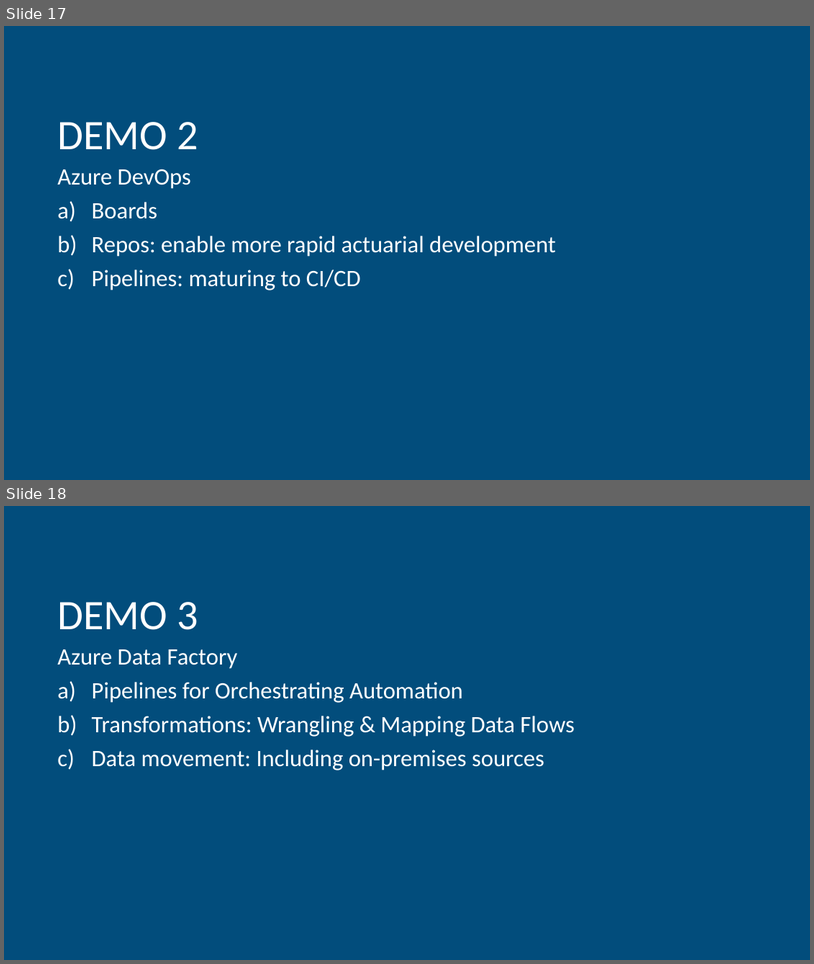
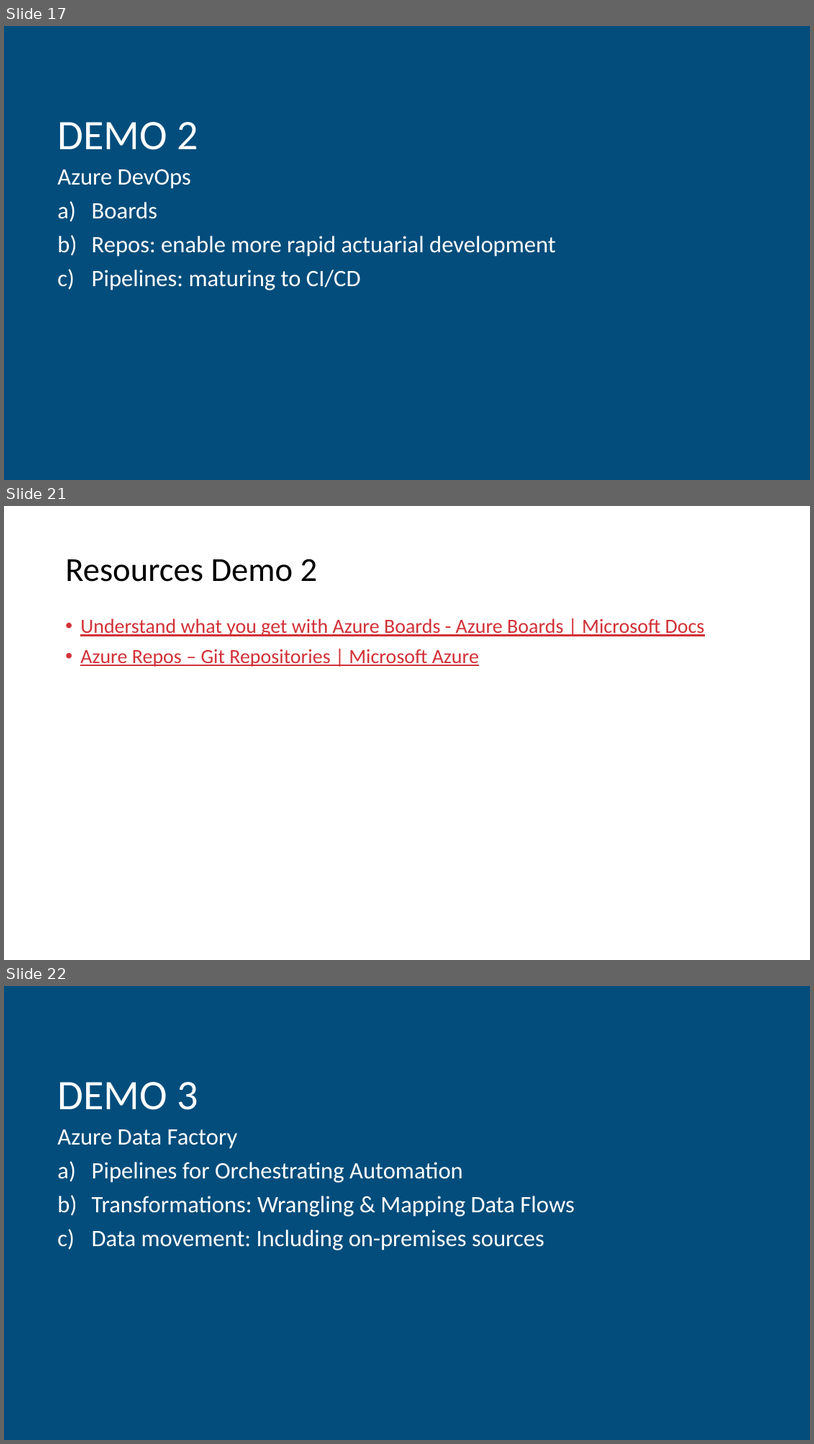
Before and after one commit to hfleitas/AzureSynapseForActuaries, a slide deck: Brent-Hiram-BackToBasicsAnalyticsForActuaries_format.pptx. Shown one above the other, each under a label of ours: slides 17 and 18 before the commit, slides 17, 21 and 22 after it; the slides between them are not shown. The pictures are 814x964 and 814x1444 pixels, drawn with LibreOffice and Linux fonts; fonts in the diff are those of the drawing; background and template pictures are left out. Boxes give left, top, right and bottom in pixels: in the first picture for what was removed or moved away, otherwise in the second. Text is boxed around its words. In the diff, an @@ line names an element or a change of style, - is before the commit and + after.

Commit message:
update demo 2 placeholders

```diff
--- a/Brent-Hiram-BackToBasicsAnalyticsForActuaries_format.pptx
+++ b/Brent-Hiram-BackToBasicsAnalyticsForActuaries_format.pptx
@@ slide 21 added at bbox=[4, 506, 810, 960], background #FFFFFF @@
@@ title added at bbox=[65, 559, 318, 582], 40 pt, text #000000 @@
+Resources Demo 2
@@ text added at bbox=[80, 618, 705, 667], 24 pt, text #D23138, underline @@
+• Understand what you get with Azure Boards - Azure Boards | Microsoft Docs
+• Azure Repos – Git Repositories | Microsoft Azure
@@ page number added at bbox=[391, 940, 423, 950], 13 pt, text #FFFFFF @@
+21
@@ what was slide 18 is now slide 22 @@
```
Also in this commit, not shown: 3 slides changed, 4 other slides added, 1 slide removed.
